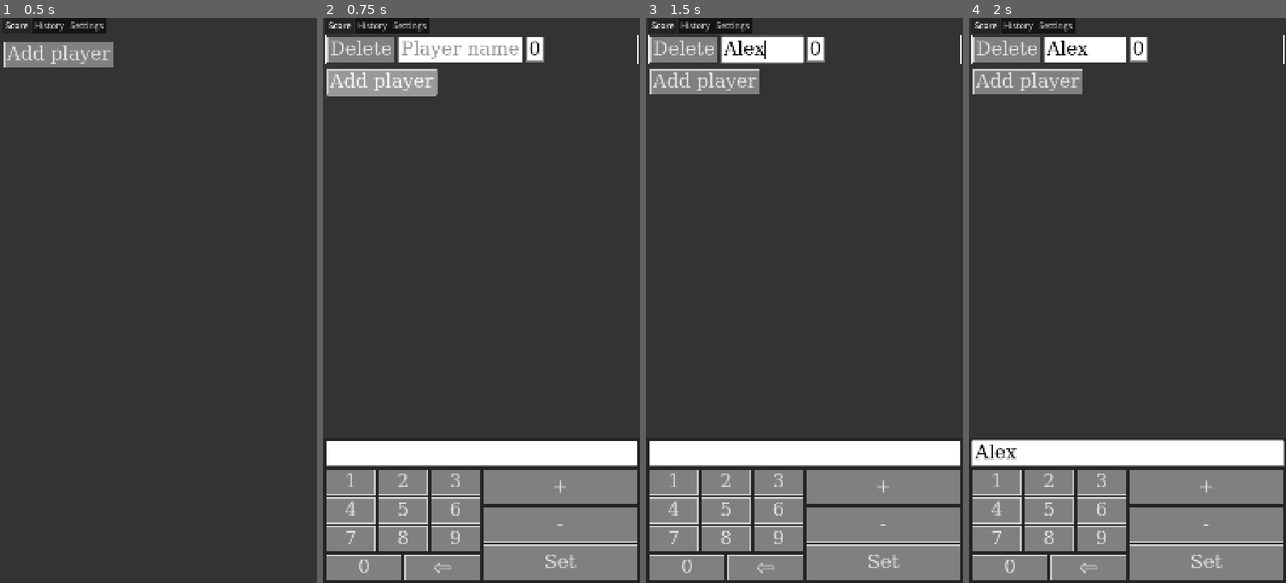
Above: before the commit, frames 1-4 (left to right).
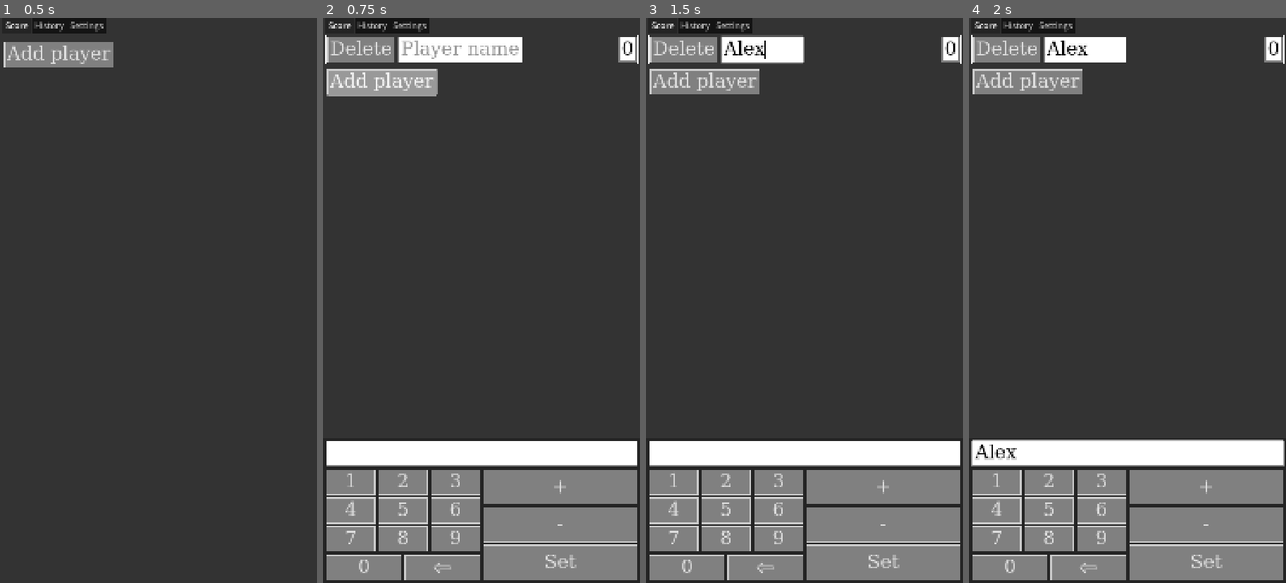
Above: after the commit, the same moments.

Repository: EnderiteFox/score-plus-plus
Game: Godot game, scene res://ui/main_ui/main_ui.tscn
The game is run twice, just before and just after one commit, with the same random seed, the same clock (stepped at 60 frames per second) and the same inputs.
Inputs (mouse positions are in pixels of both pictures, inside the frame that each line leads up to):
- Up to frame 1 (0.5 s): no input
- Up to frame 2 (0.75 s): click "Add player" at 0.5 s
- Up to frame 3 (1.5 s): click (782, 51) at 1.27 s; type "Alex" at 1.35 s
- Up to frame 4 (2 s): click (1127, 453) at 1.5 s; type "Alex" at 1.58 s

Frame 1 is identical in both runs. In frame 2, 0.5% of the frame differs, in the area x 64-100%, y 3-8%; in frame 3, 0.5%; in frame 4, 0.5%.

Commit message:
Set player scores to the right of the screen

Diff:
--- a/ui/player_ui/player_ui.tscn
+++ b/ui/player_ui/player_ui.tscn
@@ -21,9 +21,17 @@
 layout_mode = 2
 placeholder_text = "Player name"
 expand_to_text_length = true
+context_menu_enabled = false
+drag_and_drop_selection_enabled = false
+
+[node name="VSeparator" type="VSeparator" parent="HBoxContainer"]
+layout_mode = 2
+size_flags_horizontal = 3
+mouse_filter = 1
 
 [node name="PlayerScore" type="Label" parent="HBoxContainer"]
 unique_name_in_owner = true
 layout_mode = 2
+size_flags_horizontal = 8
 mouse_filter = 1
 text = "0"
